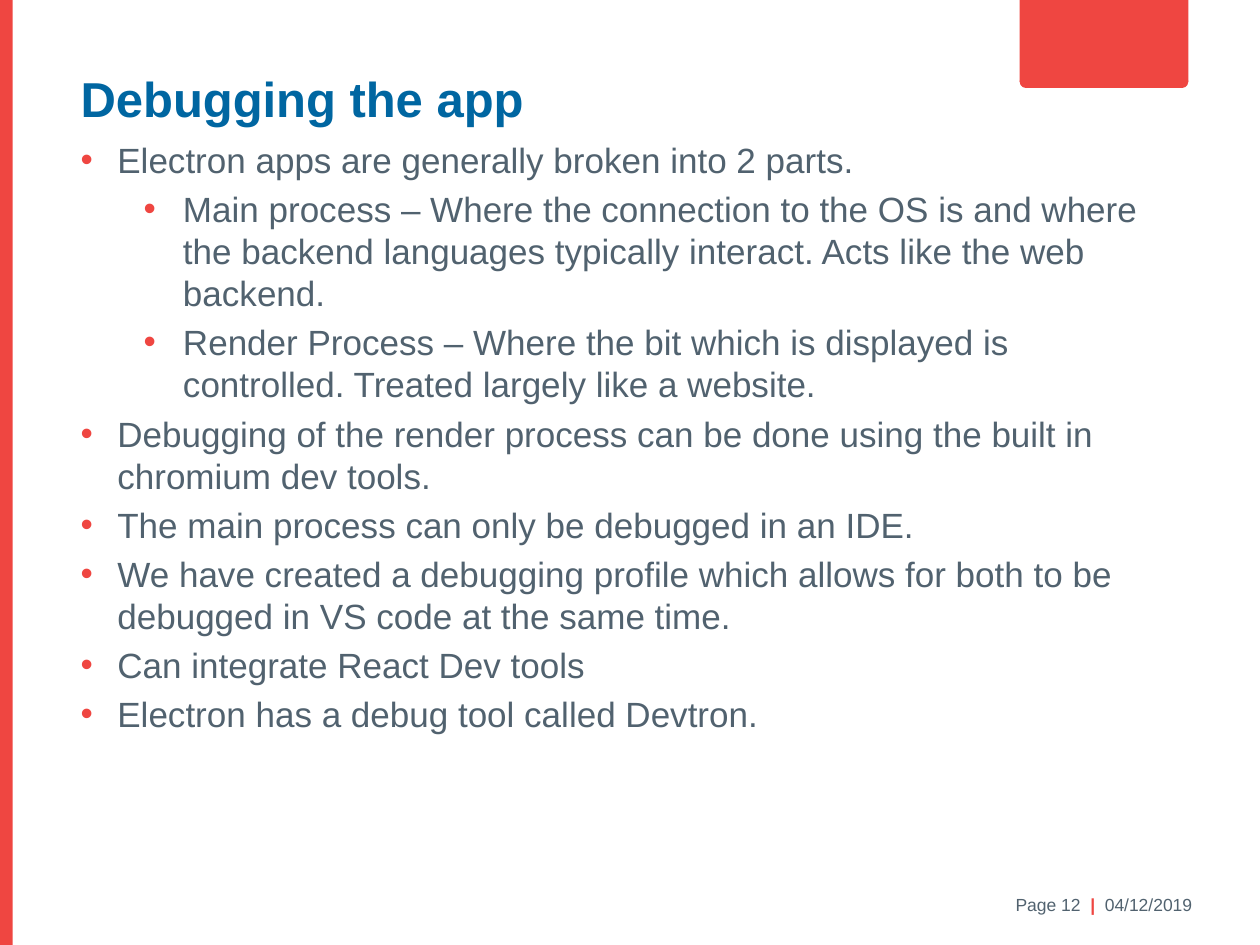
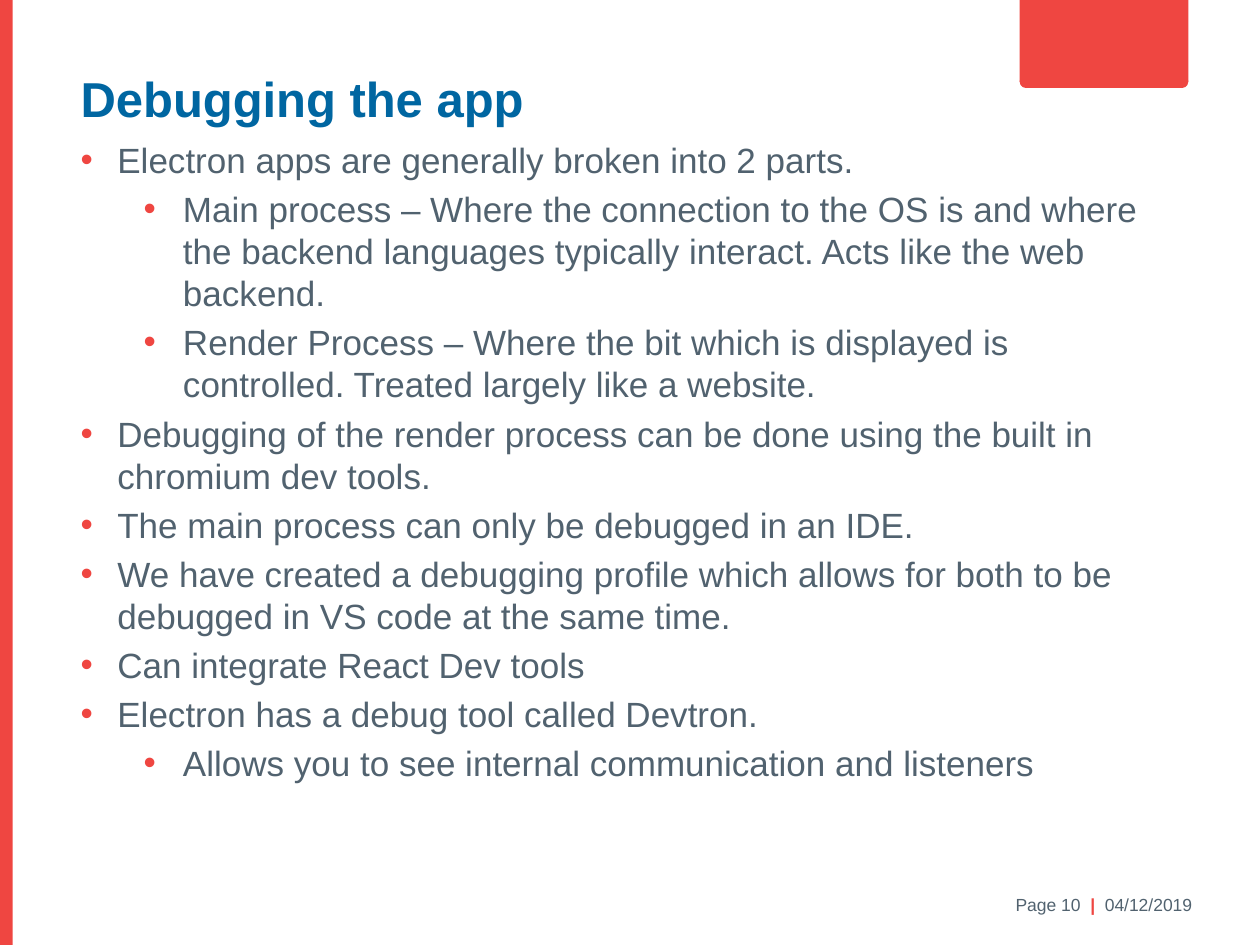
Before and after one commit to antonmaeso/HastingsPier, a slide deck: slide 10 of Electron Brownbag.pptx (slide 12 before the commit). Drawn at 1260x945 pixels with LibreOffice and Linux fonts; fonts in the diff are those of the drawing; background and template pictures are left out. Boxes give left, top, right and bottom in pixels: in the first picture for what was removed or moved away, otherwise in the second. Text is boxed around its words. In the diff, an @@ line names an element or a change of style, - is before the commit and + after.

```diff
--- a/Electron Brownbag.pptx
+++ b/Electron Brownbag.pptx
@@ text at [183,750,1033,782]: paragraph added @@
+  • Allows you to see internal communication and listeners
@@ text at [1016,898,1192,915]: text changed @@
-Page 12 | 04/12/2019
+Page 10 | 04/12/2019
```
Also in this commit, not shown: 4 other slides changed, 4 slides added, 1 slide removed, 1 other file.
